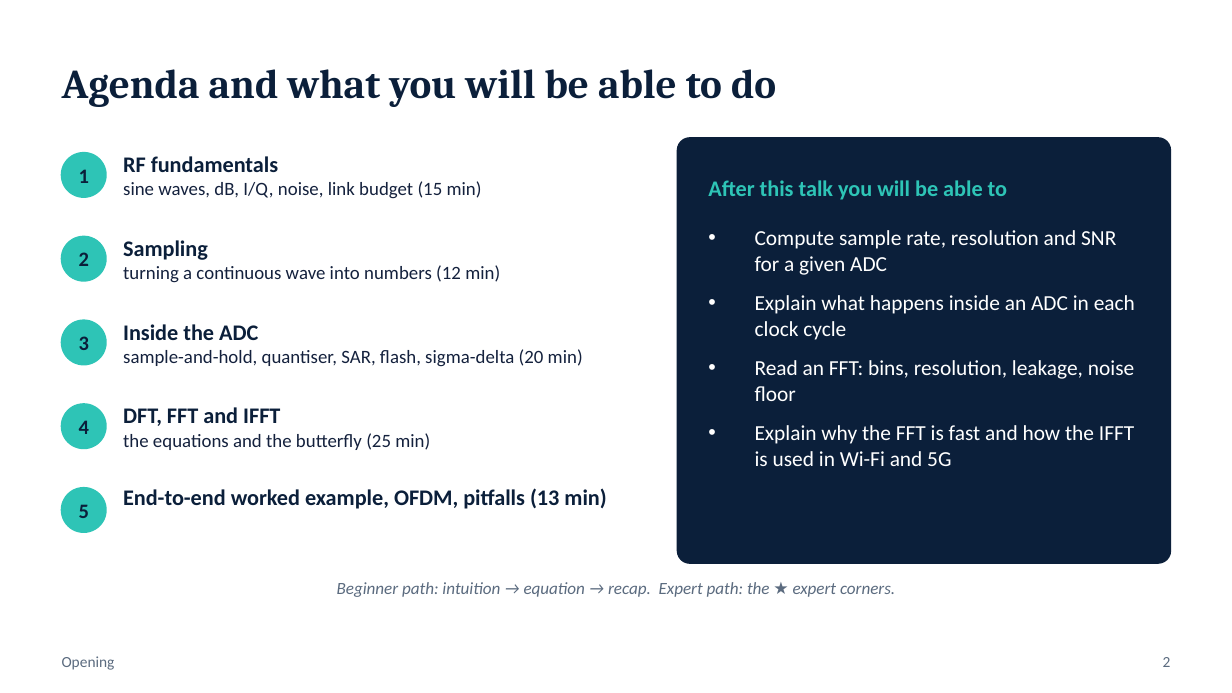
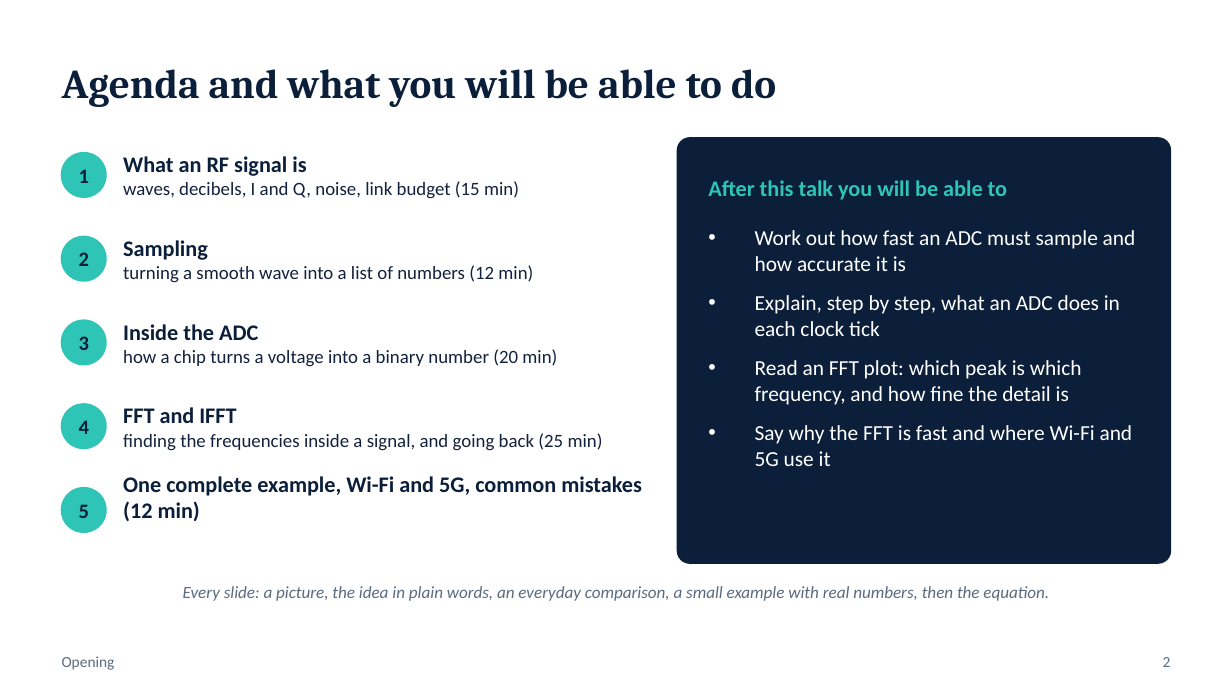
Before and after one commit to shivarampb/RF_Signal_Processing_Equations, a slide deck: slide 2 of presentation/RF_Signal_Processing.pptx. Drawn at 1232x693 pixels with LibreOffice and Linux fonts; fonts in the diff are those of the drawing. Boxes give left, top, right and bottom in pixels: in the first picture for what was removed or moved away, otherwise in the second. Text is boxed around its words. In the diff, an @@ line names an element or a change of style, - is before the commit and + after.

```diff
--- a/presentation/RF_Signal_Processing.pptx
+++ b/presentation/RF_Signal_Processing.pptx
@@ text at [123, 156, 519, 199]: text changed @@
-RF fundamentals
-sine waves, dB, I/Q, noise, link budget (15 min)
+What an RF signal is
+waves, decibels, I and Q, noise, link budget (15 min)
@@ text at [755, 230, 1136, 466]: text changed @@
-• Compute sample rate, resolution and SNR for a given ADC
-• Explain what happens inside an ADC in each clock cycle
-• Read an FFT: bins, resolution, leakage, noise floor
-• Explain why the FFT is fast and how the IFFT is used in Wi-Fi and 5G
+• Work out how fast an ADC must sample and how accurate it is
+• Explain, step by step, what an ADC does in each clock tick
+• Read an FFT plot: which peak is which frequency, and how fine the detail is
+• Say why the FFT is fast and where Wi-Fi and 5G use it
@@ text at [123, 265, 533, 283]: text changed @@
-turning a continuous wave into numbers (12 min)
+turning a smooth wave into a list of numbers (12 min)
@@ text at [123, 349, 557, 367]: text changed @@
-sample-and-hold, quantiser, SAR, flash, sigma-delta (20 min)
+how a chip turns a voltage into a binary number (20 min)
@@ text at [123, 407, 603, 451]: text changed @@
-DFT, FFT and IFFT
-the equations and the butterfly (25 min)
+FFT and IFFT
+finding the frequencies inside a signal, and going back (25 min)
@@ text at [123, 476, 642, 521]: text changed @@
-End-to-end worked example, OFDM, pitfalls (13 min)
+One complete example, Wi-Fi and 5G, common mistakes (12 min)
@@ text at [183, 586, 1049, 601]: text changed @@
-Beginner path: intuition → equation → recap. Expert path: the ★ expert corners.
+Every slide: a picture, the idea in plain words, an everyday comparison, a small example with real numbers, then the equation.
```
Also in this commit, not shown: 32 other slides changed, 18 slides added, 11 slides removed, 7 other files.
